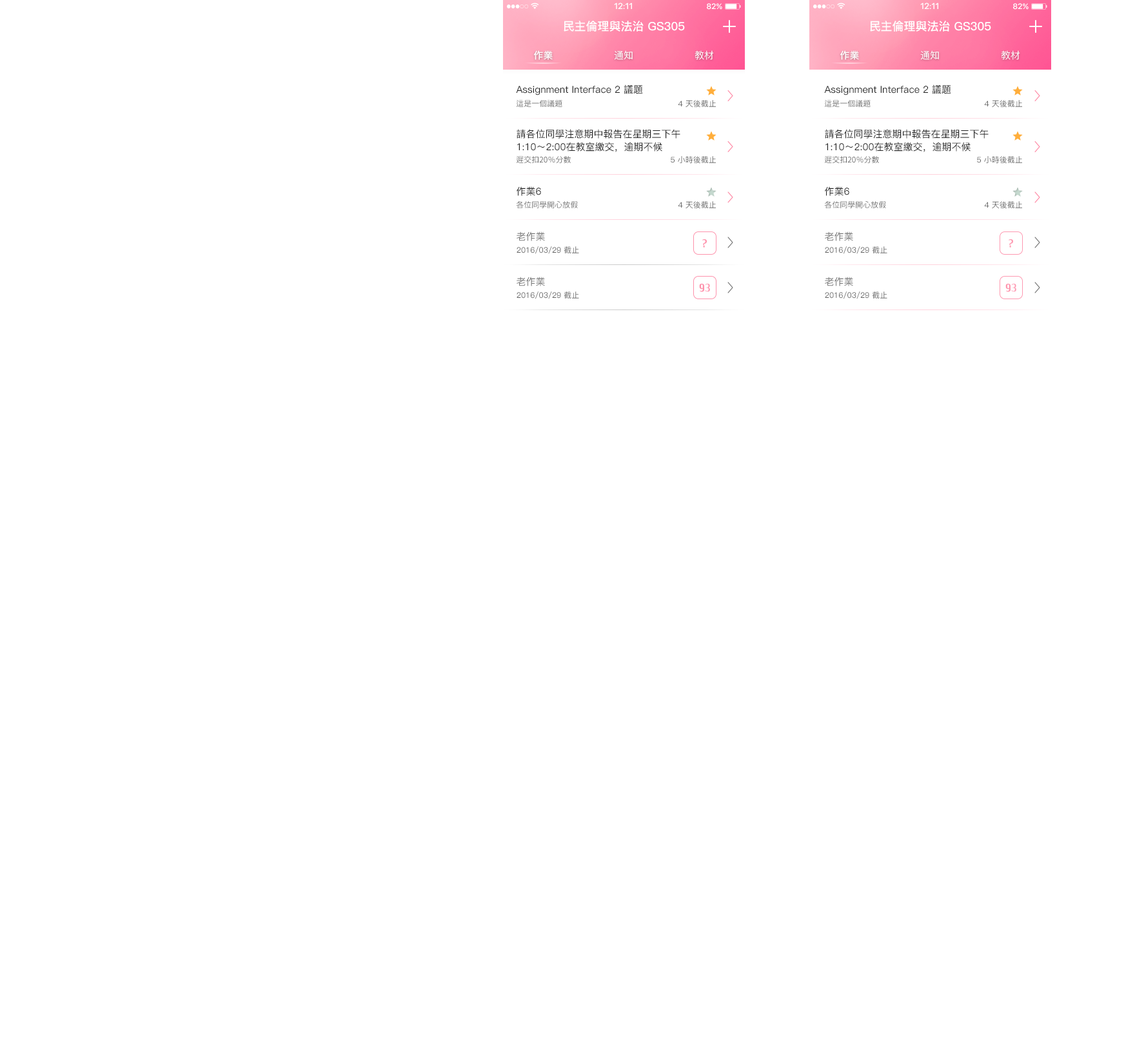
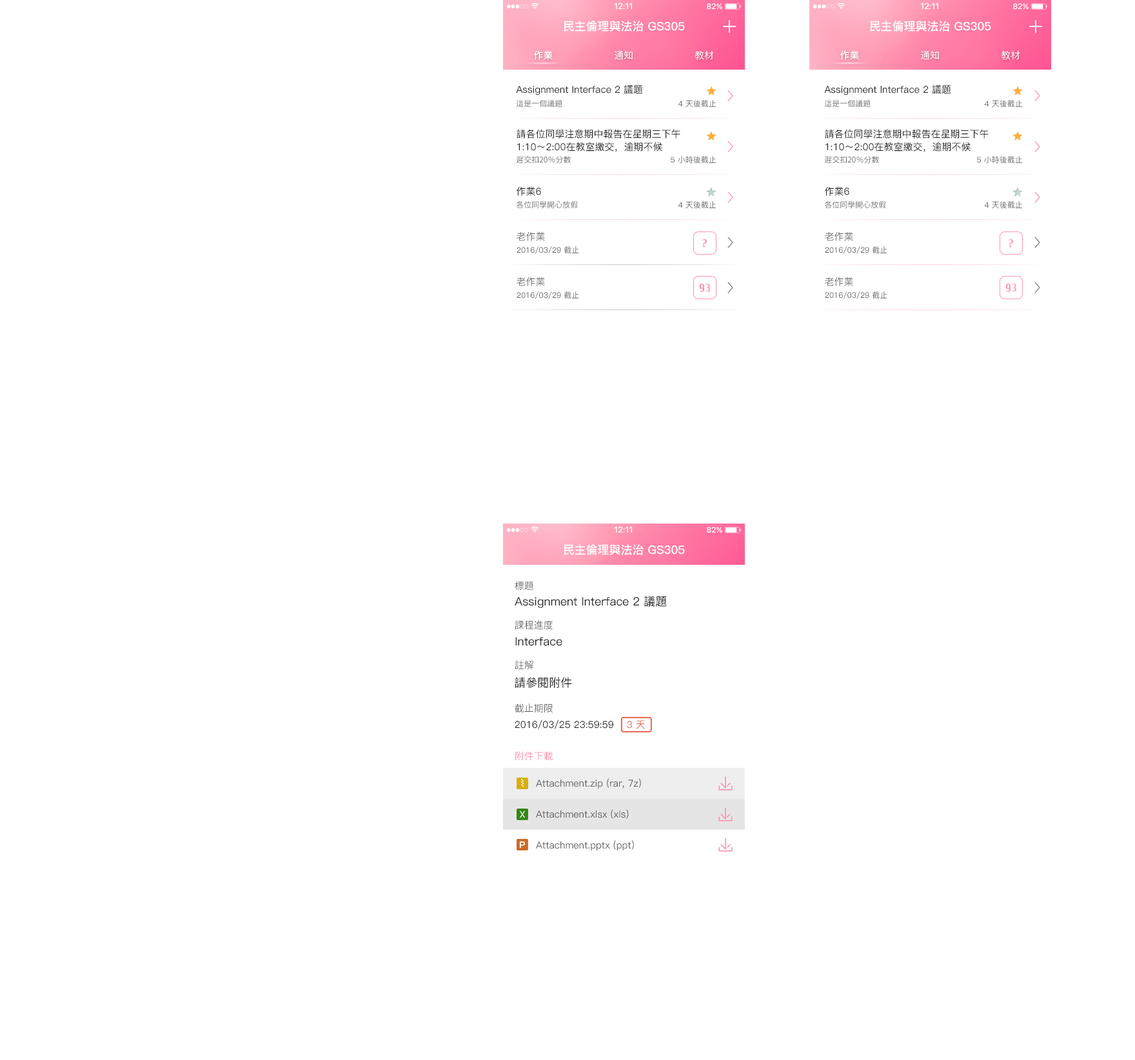
Comparing the layer stacks of the two 1135px x 1060px images. Changes:
added group "Course_Homework_Detail" with 60 layers above "Course_Homework" over box(503, 523, 745, 852)
added group "Bar" (1st of 3, in "Course_Homework_Detail") with 2 layers in group "Course_Homework_Detail" over box(503, 523, 745, 565)
added layer "Status Bar1" (1st of 3, in "Course_Homework_Detail" › "Bar") in group "Bar" over box(503, 523, 745, 565)
added group "群組 18" with 55 layers in group "Course_Homework_Detail" over box(503, 523, 745, 852)
added group "Attachments" with 23 layers in group "群組 18" over box(503, 751, 745, 852)
added group "Attachment List" with 21 layers in group "Attachments" over box(503, 768, 745, 852)
added group "Item 3" with 6 layers in group "Attachment List" over box(503, 829, 745, 852)
added group "Item 2" with 6 layers in group "Attachment List" over box(503, 798, 745, 830)
added layer "圓角矩形 7" (2nd of 3, in "Course_Homework_Detail" › "群組 18" › "Attachments" › "Attachment List" › "Item 2") in group "Item 2" over box(503, 798, 745, 830)
added group "Item 1" with 6 layers in group "Attachment List" over box(503, 768, 745, 800)
added layer "圓角矩形 7" (3rd of 3, in "Course_Homework_Detail" › "群組 18" › "Attachments" › "Attachment List" › "Item 1") in group "Item 1" over box(503, 768, 745, 800)
added group "Due Time" with 4 layers in group "群組 18" over box(514, 703, 652, 733)
added layer "Pink Bar 拷貝" in group "群組 18" over box(503, 523, 745, 591)
added group "Bars" with 2 layers in group "群組 18" over box(503, 523, 745, 565)
added layer "App Bar 拷貝 3" in group "Bars" over box(503, 536, 745, 565)
added layer "Status Bar 拷貝 2" in group "Bars" over box(503, 523, 745, 537)
added layer "矩形 2 拷貝 6" in group "群組 18" over box(503, 523, 745, 852)
added layer "矩形 25" (1st of 3, in "Course_Homework_Detail") in group "Course_Homework_Detail" over box(503, 595, 745, 852)
…and 31 more changes (31 added)
